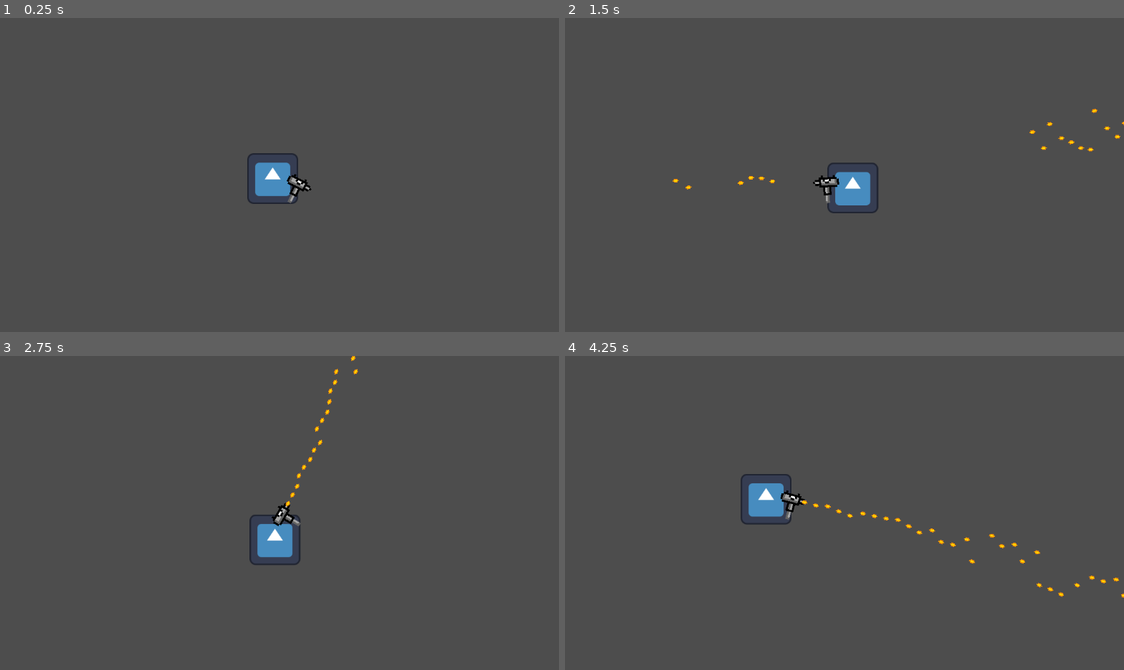
Above: before the commit, frames 1-4 (two rows, left to right).
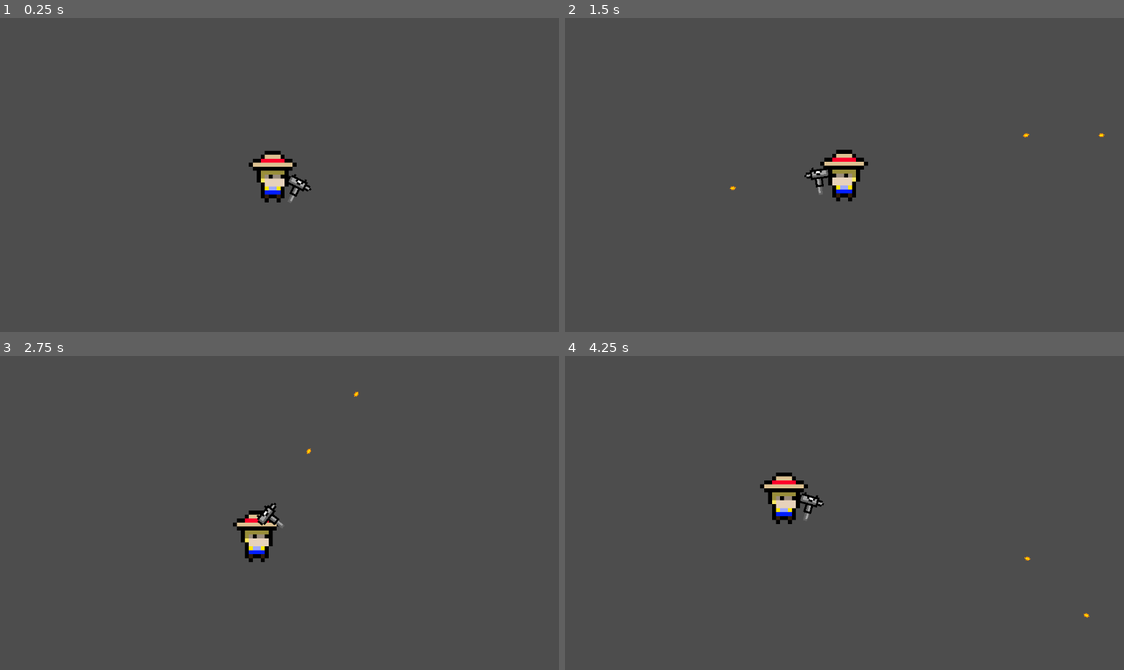
Above: after the commit, the same moments.

Repository: Shmath64/Guerrilla-Gardener
Game: Godot game, scene res://Scenes/world.tscn
Two runs of this game, one before a commit and one after it. Both use one fixed random seed, a clock stepped at 60 frames per second and the inputs below. The engine's default icon, where the game draws it, is replaced by a stand-in: a white triangle on a blue panel in a dark square.
Inputs (mouse positions are in pixels of both pictures, inside the frame that each line leads up to):
- Up to frame 1 (0.25 s): no input
- Up to frame 2 (1.5 s): tap Enter at 0.5 s; move the mouse to (961, 162) at 0.52 s; press the mouse at (961, 162) at 0.53 s; hold Right (ui_right) 0.53-1.28 s; move the mouse to (721, 193) at 1.27 s; release the mouse at (721, 193) at 1.28 s; hold Down (ui_down) from 1.28 s (still down); click (721, 193) at 1.35 s
- Up to frame 3 (2.75 s): move the mouse to (329, 447) at 2.02 s; release Down (ui_down) at 2.03 s; press the mouse at (329, 447) at 2.03 s; hold Right (ui_right) from 2.03 s (still down)
- Up to frame 4 (4.25 s): move the mouse to (810, 582) at 2.77 s; release Right (ui_right) at 2.78 s; release the mouse at (810, 582) at 2.78 s; hold Up (ui_up) 2.78-3.53 s; click (810, 582) at 2.85 s; move the mouse to (1012, 563) at 3.52 s; press the mouse at (1012, 563) at 3.53 s; hold Left (ui_left) from 3.53 s (still down)

The runs differ from the first frame. In frame 1, 1.1% of the frame differs, in the area x 44-54%, y 42-60%; in frame 2, 1.7%; in frame 3, 1.7%; in frame 4, 1.8%, in the area x 31-100%, y 37-84%.

Commit message:
Added Gardener and fixed some bugs in player.gd

Diff:
--- a/Scenes/player.tscn
+++ b/Scenes/player.tscn
@@ -1,65 +1,20 @@
 [gd_scene load_steps=5 format=3 uid="uid://dkoxtfu80nj8n"]
 
-[ext_resource type="Texture2D" uid="uid://b7gcstvlto2tc" path="res://icon.svg" id="1_7274n"]
+[ext_resource type="Script" path="res://Scripts/player.gd" id="1_44ge8"]
 [ext_resource type="Texture2D" uid="uid://4gsxp8ln84ql" path="res://Sprites/Mini_Uzi.png" id="2_6kfr7"]
-
-[sub_resource type="GDScript" id="GDScript_agrt3"]
-script/source = "extends CharacterBody2D
-#hello
-@export var speed : int
-@export var camera_smooth_speed : int = 5 #px/s
-var direction_facing
-var move_input = Vector2.ZERO
-var bullet = preload(\"res://Scenes/bullet.tscn\")
-var current_accuracy = 10
-var muzzle_speed = 1600
-var muzzle_global_position : Vector2
-var gun_on_left_side : bool
-
-func _ready():
-	$Camera2D.position_smoothing_speed = camera_smooth_speed
-
-func point_gun():
-	direction_facing = get_angle_to(get_global_mouse_position())
-	$Gun.rotation = direction_facing
-	gun_on_left_side = abs(direction_facing) > PI/2
-	$Gun/GunSprite.flip_v = gun_on_left_side
-
-func get_movement_input():
-	move_input.x = Input.get_axis(\"ui_left\", \"ui_right\")
-	move_input.y = Input.get_axis(\"ui_up\", \"ui_down\")
-
-func fire():
-	var new_bullet = bullet.instantiate()
-	new_bullet.position = $Gun/GunSprite/MuzzleFlipped.global_position if gun_on_left_side else $Gun/GunSprite/Muzzle.global_position
-	if randi()%2: #flip a coin (to add or subtract angle for accuracy)
-		new_bullet.rotation = direction_facing + randf() / current_accuracy #random integer divided by accuracy score
-	else:
-		new_bullet.rotation = direction_facing - randf() / current_accuracy
-	new_bullet.speed = muzzle_speed
-	get_parent().add_child(new_bullet)
-
-# Called every frame. 'delta' is the elapsed time since the previous frame.
-func _process(delta):
-	$Camera2D.position = get_local_mouse_position() / 4
-	point_gun()
-	get_movement_input()
-	set_velocity(move_input*speed)
-	move_and_slide()
-	if Input.is_action_pressed(\"fire_primary\"):
-		fire()
-
-"
+[ext_resource type="Texture2D" uid="uid://cklcibaoepkxf" path="res://Sprites/Gardener.png" id="2_71brf"]
 
 [sub_resource type="RectangleShape2D" id="RectangleShape2D_p38sm"]
-size = Vector2(120, 120)
+size = Vector2(58, 89)
 
 [node name="Player" type="CharacterBody2D"]
-script = SubResource("GDScript_agrt3")
-speed = 200
+script = ExtResource("1_44ge8")
 
 [node name="PlayerSprite" type="Sprite2D" parent="."]
-texture = ExtResource("1_7274n")
+texture_filter = 1
+scale = Vector2(10, 10)
+texture = ExtResource("2_71brf")
+flip_h = true
 
 [node name="Gun" type="Node2D" parent="."]
 
@@ -76,6 +31,7 @@
 position = Vector2(6.2, 3.5)
 
 [node name="CollisionShape2D" type="CollisionShape2D" parent="."]
+position = Vector2(0, 4.5)
 shape = SubResource("RectangleShape2D_p38sm")
 
 [node name="Camera2D" type="Camera2D" parent="."]
--- a/Scripts/player.gd
+++ b/Scripts/player.gd
@@ -1,35 +1,57 @@
 extends CharacterBody2D
-
+#hello
 @export var speed : int
+@export var camera_smooth_speed : int = 5 #px/s
 var direction_facing
 var move_input = Vector2.ZERO
 var bullet = preload("res://Scenes/bullet.tscn")
-var accuracy = 4
+var current_accuracy = 10
+var muzzle_speed = 1600
+var muzzle_global_position : Vector2
+var gun_on_left_side : bool
+var max_ammo = 20
+var ammo_left : int
+var fire_time = 0.1 #Seconds
+var fire_time_left : float = 0 #Time until the next round can be fired
 
-# Called when the node enters the scene tree for the first time.
 func _ready():
-	pass # Replace with function body.
+	$Camera2D.position_smoothing_speed = camera_smooth_speed
+	ammo_left = max_ammo
 
 func point_gun():
 	direction_facing = get_angle_to(get_global_mouse_position())
 	$Gun.rotation = direction_facing
+	gun_on_left_side = abs(direction_facing) > PI/2
+	$Gun/GunSprite.flip_v  = gun_on_left_side
+	$PlayerSprite.flip_h = !gun_on_left_side
 
 func get_movement_input():
-	move_input.x = Input.get_axis("ui_right", "ui_left")
+	move_input.x = Input.get_axis("ui_left", "ui_right")
 	move_input.y = Input.get_axis("ui_up", "ui_down")
 
 func fire():
+	ammo_left -= 1
+	fire_time_left = fire_time
 	var new_bullet = bullet.instantiate()
-	new_bullet.position = $Gun.position
-	if randi()%2: #flip a coin
-		new_bullet.rotation = direction_facing + randf() / accuracy #add random int divided by accuracy to rotation
+	new_bullet.position = $Gun/GunSprite/MuzzleFlipped.global_position if gun_on_left_side else $Gun/GunSprite/Muzzle.global_position
+	if randi()%2: #flip a coin (to add or subtract angle for accuracy)
+		new_bullet.rotation = direction_facing + randf() / current_accuracy #random integer divided by accuracy score
 	else:
-		new_bullet.rotation = direction_facing - randf() / accuracy
+		new_bullet.rotation = direction_facing - randf() / current_accuracy
 	new_bullet.speed = muzzle_speed
 	get_parent().add_child(new_bullet)
 
+func pull_trigger(): #What happens when trigger pulled (check if firing is possible)
+	if ammo_left > 0 and fire_time_left <=0:
+		fire()
 
 # Called every frame. 'delta' is the elapsed time since the previous frame.
 func _process(delta):
+	fire_time_left = max(fire_time_left-delta, 0)
+	$Camera2D.position = get_local_mouse_position() / 4
 	point_gun()
 	get_movement_input()
+	set_velocity(move_input*speed)
+	move_and_slide()
+	if Input.is_action_pressed("fire_primary"):
+		pull_trigger()
Binary file added: Sprites/Gardener.png
Not shown, added: Sprites/Gardener.png.import
